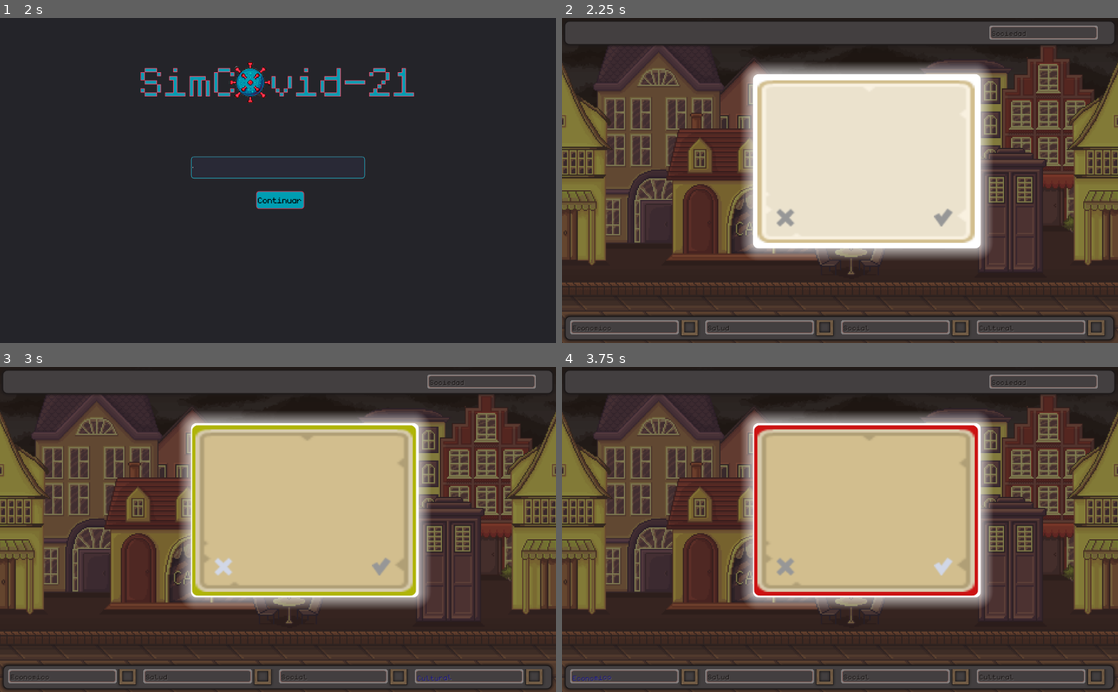
Above: before the commit, frames 1-4 (two rows, left to right).
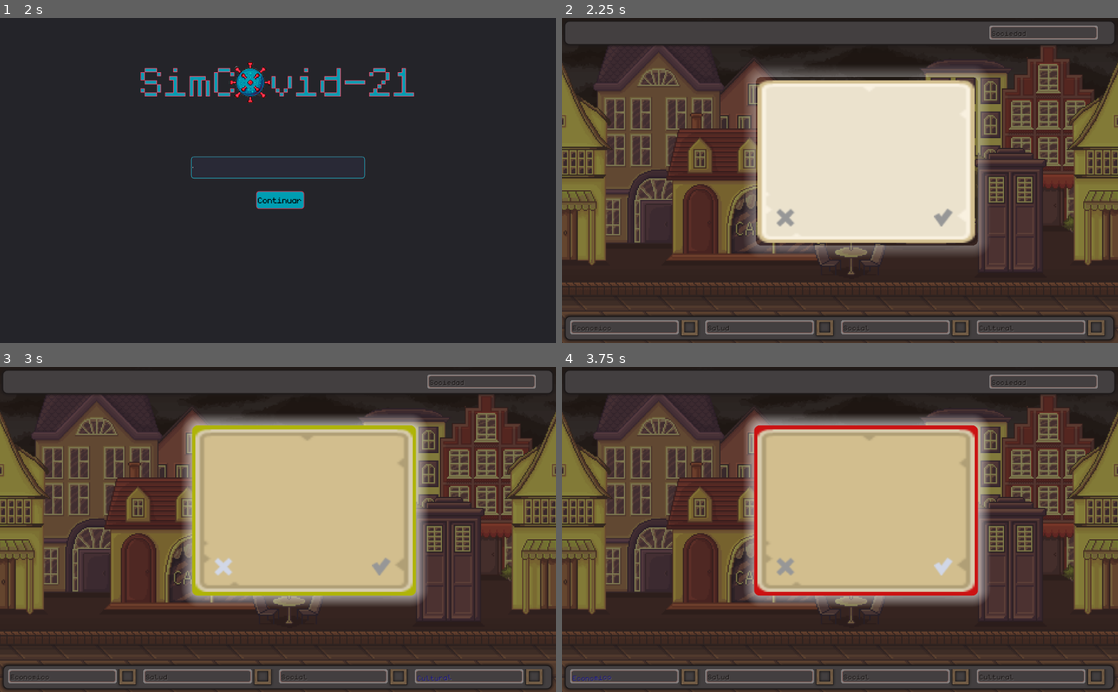
Above: after the commit, the same moments.

Repository: compumundohipermegaredUNQ/SimCovid-21
Game: Godot game, scene res://Main.tscn
Same seed, same stepped clock (60 frames per second), same inputs: the game is played once before the commit and once after it. Video files are missing from this copy of the repository; at most half a second of black plays in their place.
Inputs (mouse positions are in pixels of both pictures, inside the frame that each line leads up to):
- Up to frame 1 (2 s): click "Comenzar" at 0.5 s; click (278, 167) at 1.27 s; type "12" at 1.35 s
- Up to frame 2 (2.25 s): click "Continuar" at 2 s
- Up to frame 3 (3 s): click (222, 565) at 2.75 s
- Up to frame 4 (3.75 s): click (945, 565) at 3.5 s

Frame 1 is identical in both runs. In frame 2, 7.4% of the frame differs, in the area x 32-78%, y 14-75%; in frame 3, 5.6%; in frame 4, 5.6%.

Commit message:
Agregada animacion de brillo a las cartas

Diff:
--- a/Main.tscn
+++ b/Main.tscn
@@ -478,11 +478,10 @@
 [node name="FadeAnimation" type="AnimationPlayer" parent="Fade"]
 anims/fade_in = SubResource( 13 )
 anims/fade_out = SubResource( 14 )
-
 [connection signal="pressed" from="MenuBackground/ButtonsContainer/Start" to="MenuBackground" method="_on_Start_pressed"]
 [connection signal="pressed" from="MenuBackground/ButtonsContainer/Help" to="MenuBackground" method="_on_Help_pressed"]
 [connection signal="pressed" from="MenuBackground/HelpContainer/Back" to="MenuBackground" method="_on_Back_pressed"]
 [connection signal="text_changed" from="MenuBackground/InputContainer/Input" to="MenuBackground" method="_on_Input_text_changed"]
+[connection signal="pressed" from="MenuBackground/InputContainer/ContinueButton" to="MenuBackground" method="_on_ContinueButton_pressed"]
 [connection signal="pressed" from="MenuBackground/InputContainer/ContinueButton" to="." method="_on_ContinueButton_pressed"]
-[connection signal="pressed" from="MenuBackground/InputContainer/ContinueButton" to="MenuBackground" method="_on_ContinueButton_pressed"]
 [connection signal="animation_finished" from="Fade/FadeAnimation" to="." method="_on_FadeAnimation_animation_finished"]
--- a/src/Card/Card.gd
+++ b/src/Card/Card.gd
@@ -5,6 +5,7 @@
 # hijo que están en la posición 3.
 # No es la mejor práctica, pero no se me ocurrió otra manera de acceder a las
 # escenas hijas de las barras
+
 const scene_numbers_bars = {
 	"Economico": 0,
 	"Salud": 1,
@@ -23,8 +24,10 @@
 var actual_bar
 var game_over
 var main_node
+var animation
 
 func initialize(type, title, description, efects, main, has_lost = false) -> void:
+	animation = $AnimationPlayer
 	card_type = type
 	print(card_type)
 	card_efects = efects
@@ -116,6 +119,7 @@
 func _set_color_by_type(type):
 	var color_rect = $ColorRect
 	if colors.has(type):
+		animation.play("shiny")
 		color_rect.modulate = colors[type]
 
 func _unset_visible_border():
--- a/src/Card/CardBase.tscn
+++ b/src/Card/CardBase.tscn
@@ -13,35 +13,33 @@
 [sub_resource type="StyleBoxFlat" id=1]
 bg_color = Color( 0.188235, 0.160784, 0.160784, 0.580392 )
 
-[sub_resource type="StyleBoxFlat" id=6]
+[sub_resource type="StyleBoxFlat" id=2]
 bg_color = Color( 1, 1, 1, 1 )
+draw_center = false
 corner_radius_top_left = 10
 corner_radius_top_right = 10
 corner_radius_bottom_right = 10
 corner_radius_bottom_left = 10
-expand_margin_left = 5.0
-expand_margin_right = 5.0
-expand_margin_top = 5.0
-expand_margin_bottom = 5.0
-shadow_color = Color( 1, 1, 1, 0.6 )
+shadow_color = Color( 1, 1, 1, 0.313726 )
 shadow_size = 24
 
-[sub_resource type="Animation" id=7]
+[sub_resource type="Animation" id=3]
 resource_name = "shiny"
+loop = true
 tracks/0/type = "value"
-tracks/0/path = NodePath("Shadow:custom_styles/panel")
+tracks/0/path = NodePath("Shadow:custom_styles/panel:shadow_color")
 tracks/0/interp = 1
 tracks/0/loop_wrap = true
 tracks/0/imported = false
 tracks/0/enabled = true
 tracks/0/keys = {
-"times": PoolRealArray(  ),
-"transitions": PoolRealArray(  ),
-"update": 1,
-"values": [  ]
-}
-
-[sub_resource type="StyleBoxFlat" id=5]
+"times": PoolRealArray( 0, 0.5, 1 ),
+"transitions": PoolRealArray( 1, 1, 1 ),
+"update": 0,
+"values": [ Color( 1, 1, 1, 0.313726 ), Color( 1, 1, 1, 1 ), Color( 1, 1, 1, 0.313726 ) ]
+}
+
+[sub_resource type="StyleBoxFlat" id=4]
 bg_color = Color( 1, 1, 1, 1 )
 border_width_left = 15
 border_width_top = 15
@@ -89,13 +87,13 @@
 margin_top = 109.0
 margin_right = 766.0
 margin_bottom = 420.0
-custom_styles/panel = SubResource( 6 )
+custom_styles/panel = SubResource( 2 )
 __meta__ = {
 "_edit_use_anchors_": false
 }
 
 [node name="AnimationPlayer" type="AnimationPlayer" parent="."]
-anims/shiny = SubResource( 7 )
+anims/shiny = SubResource( 3 )
 
 [node name="ColorRect" type="Panel" parent="."]
 anchor_left = 0.5
@@ -209,7 +207,6 @@
 __meta__ = {
 "_edit_use_anchors_": false
 }
-
 [connection signal="pressed" from="TextureRect/XButton" to="." method="_on_XButton_pressed"]
 [connection signal="ready" from="TextureRect/XButton" to="." method="_on_XButton_ready"]
 [connection signal="pressed" from="TextureRect/CheckButton" to="." method="_on_CheckButton_pressed"]
Not shown: 4 places in src/Card/CardBase.tscn that only renumber resources
